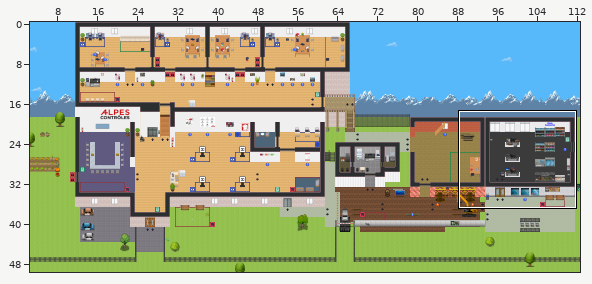
Tiled map (JSON), stored at maps/map.tmj. The picture above shows the old version from afar; the outline marks the close-up.
Close-up. Before the commit:
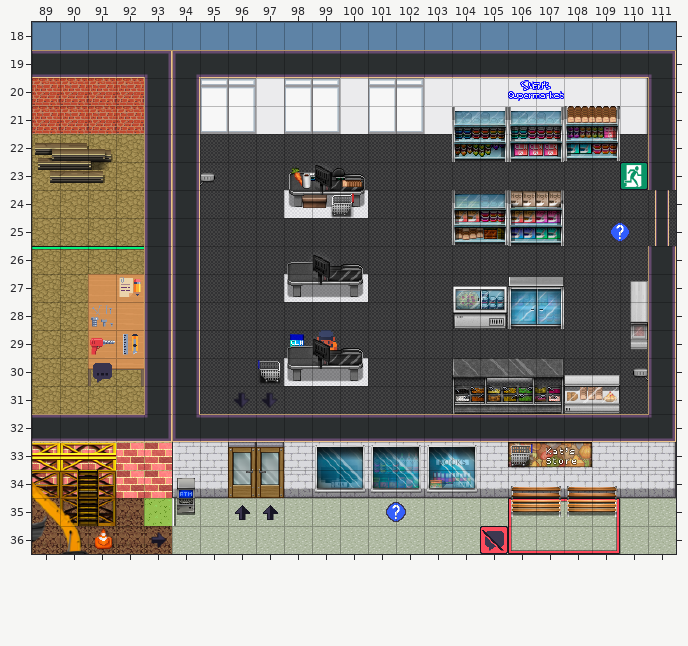
Cells are 32x32 px. Shown: x 89..111, y 18..36. The commit also changed other parts of the map, which this record leaves out.
And afterwards:
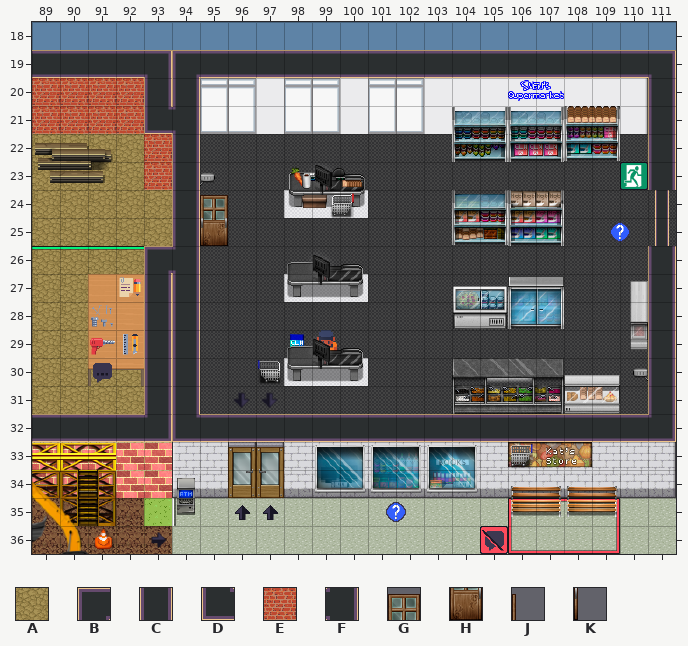
Key: from "Chunk 1": A 94, B 229, C 233; from "Chunk 2": D 1, E 12; from "Chunk 4": F 22, G 70, H 71, J 88, K 89.
_ is an empty cell, # one hidden under a higher layer.
Tiles of an added or newly shown layer are drawn over the layers below it.
Diff:
{"where": "layer \"floor/floor\""}
{"y":24,"x":93,"old":"#","new":"A"}
{"y":25,"x":93,"old":"#","new":"A"}
{"where": "layer \"walls/walls\""}
{"y":21,"x":93,"old":"CC","new":"D#"}
{"y":22,"x":93,"old":"C","new":"E"}
{"y":23,"x":93,"old":"C","new":"E"}
{"y":24,"x":93,"old":"C","new":"_"}
{"y":25,"x":93,"old":"C","new":"_"}
{"y":26,"x":93,"old":"CC","new":"B#"}
{"where": "layer \"above/abovePlayer1\""}
{"y":21,"x":94,"old":"_","new":"F"}
{"y":26,"x":94,"old":"_","new":"F"}
{"where": "layer \"opened_door_chantiermagasin\" (added)"}
{"y":24,"x":95,"old":"_","new":"G"}
{"y":25,"x":95,"old":"_","new":"H"}
{"where": "layer \"closed_door_chantiermagasin\" (added)"}
{"y":24,"x":95,"old":"_","new":"J"}
{"y":25,"x":95,"old":"_","new":"K"}
